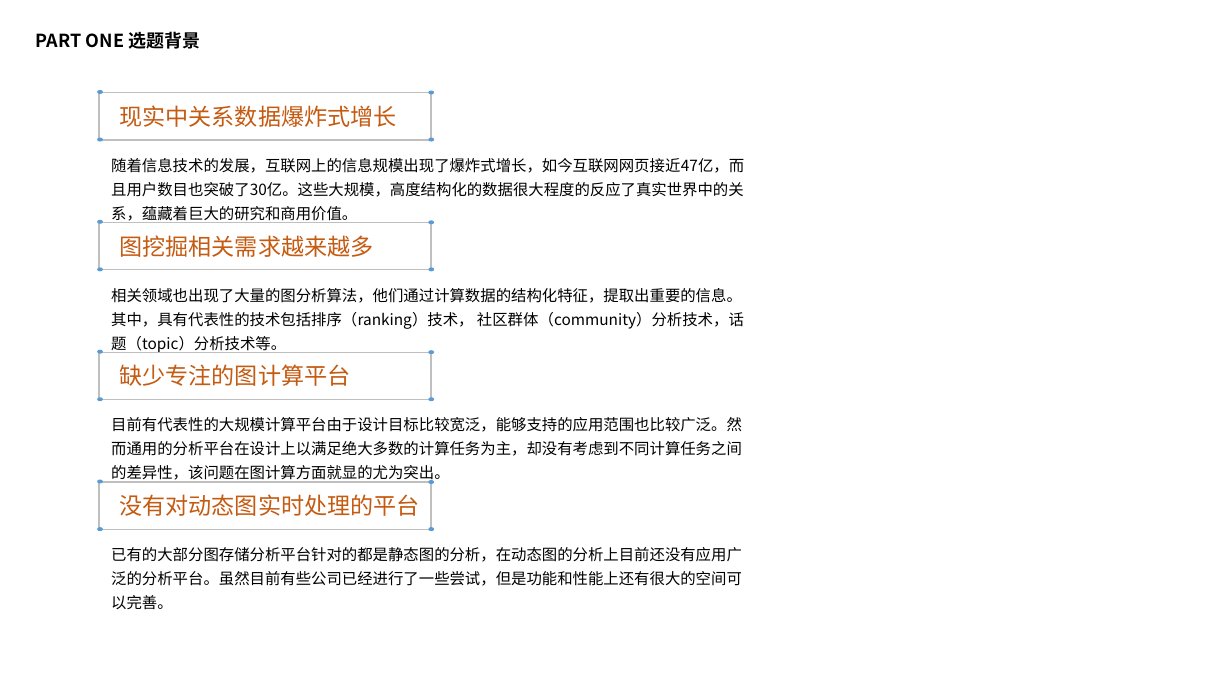
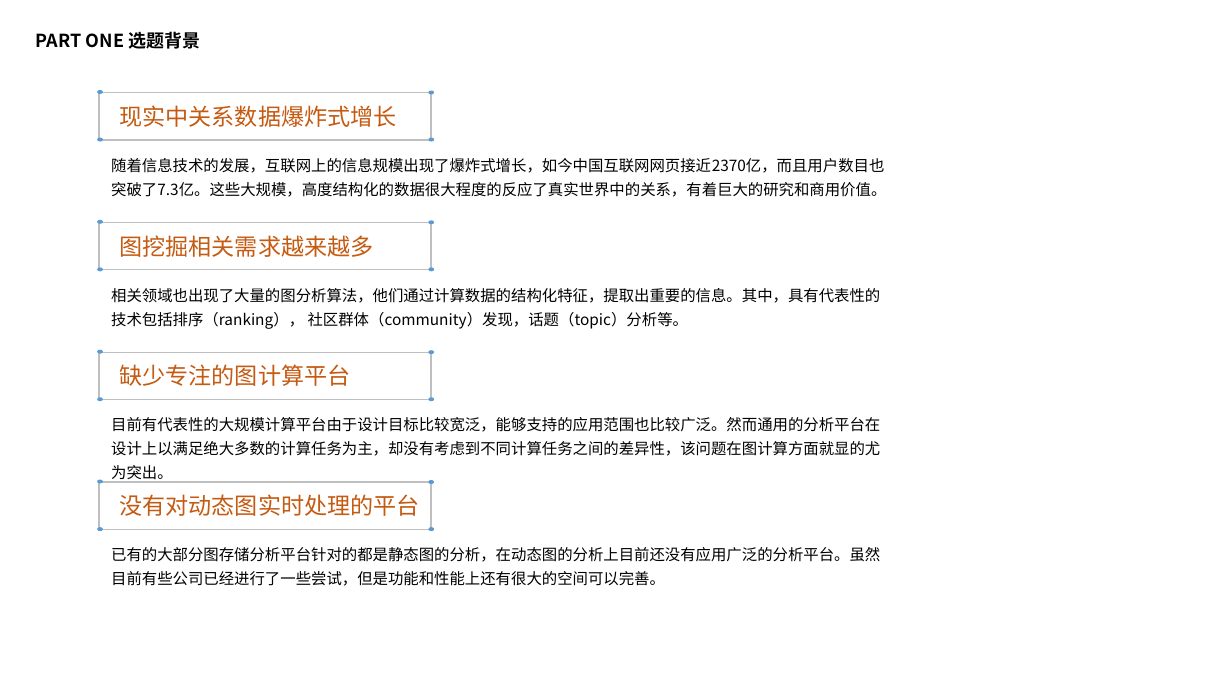
Before and after one commit to zhaobingcn/mypaper, a slide deck: slide 4 of 赵炳-答辩报告 [自动保存].pptx. Drawn at 1232x693 pixels with LibreOffice and Linux fonts; fonts in the diff are those of the drawing; background and template pictures are left out. Boxes give left, top, right and bottom in pixels: in the first picture for what was removed or moved away, otherwise in the second. Text is boxed around its words. In the diff, an @@ line names an element or a change of style, - is before the commit and + after.

```diff
--- a/赵炳-答辩报告 [自动保存].pptx
+++ b/赵炳-答辩报告 [自动保存].pptx
@@ text at (111, 158, 886, 197): text changed @@
-随着信息技术的发展，互联网上的信息规模出现了爆炸式增长，如今互联网网页接近47亿，而且用户数目也突破了30亿。这些大规模，高度结构化的数据很大程度的反应了真实世界中的关系，蕴藏着巨大的研究和商用价值。
+随着信息技术的发展，互联网上的信息规模出现了爆炸式增长，如今中国互联网网页接近2370亿，而且用户数目也突破了7.3亿。这些大规模，高度结构化的数据很大程度的反应了真实世界中的关系，有着巨大的研究和商用价值。
@@ text at (111, 288, 880, 329): text changed @@
-相关领域也出现了大量的图分析算法，他们通过计算数据的结构化特征，提取出重要的信息。其中，具有代表性的技术包括排序（ranking）技术， 社区群体（community）分析技术，话题（topic）分析技术等。
+相关领域也出现了大量的图分析算法，他们通过计算数据的结构化特征，提取出重要的信息。其中，具有代表性的技术包括排序（ranking）， 社区群体（community）发现，话题（topic）分析等。
@@ text "目前有代表性的大规模计算平台由于设计目标比较宽泛，能够支持的应用范围也比较广泛。然而通用的分析平台在设计上以满足绝大多数 ..." rewrapped from (111, 417, 742, 483) to (111, 417, 880, 483) @@
@@ text "已有的大部分图存储分析平台针对的都是静态图的分析，在动态图的分析上目前还没有应用广泛的分析平台。虽然目前有些公司已经进行 ..." rewrapped from (111, 547, 742, 610) to (111, 547, 880, 586) @@
```
Also in this commit, not shown: 15 other slides changed, 14 slides added, 13 slides removed, 1 other file.
